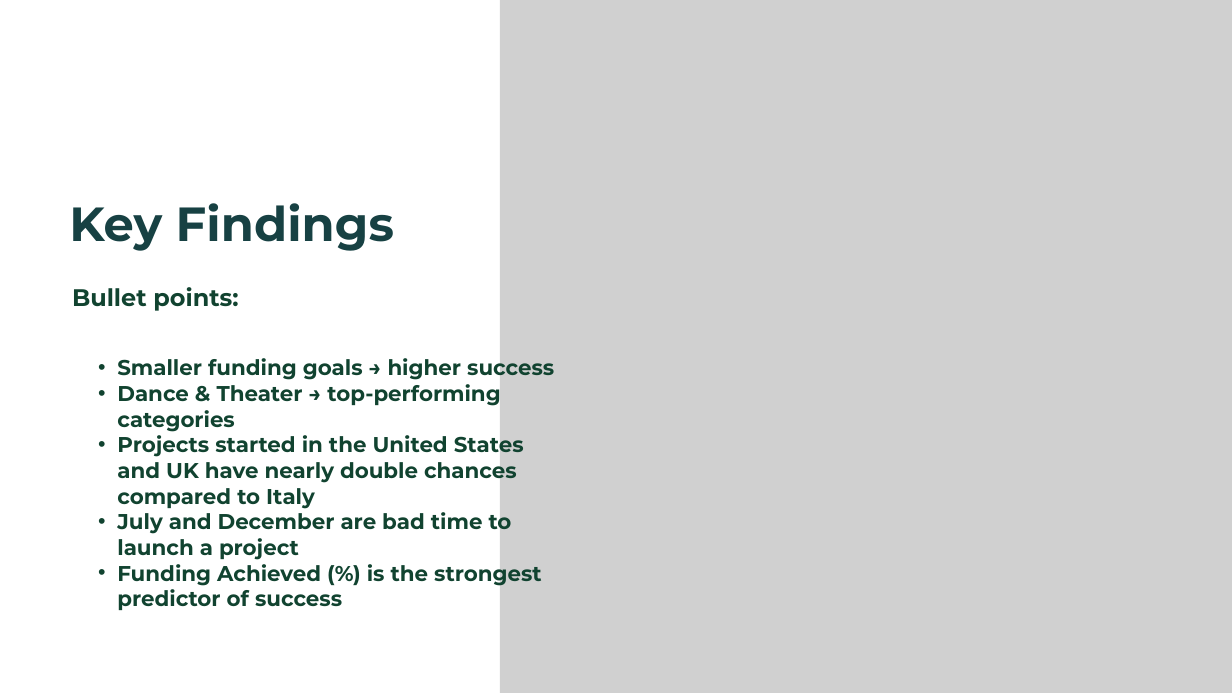
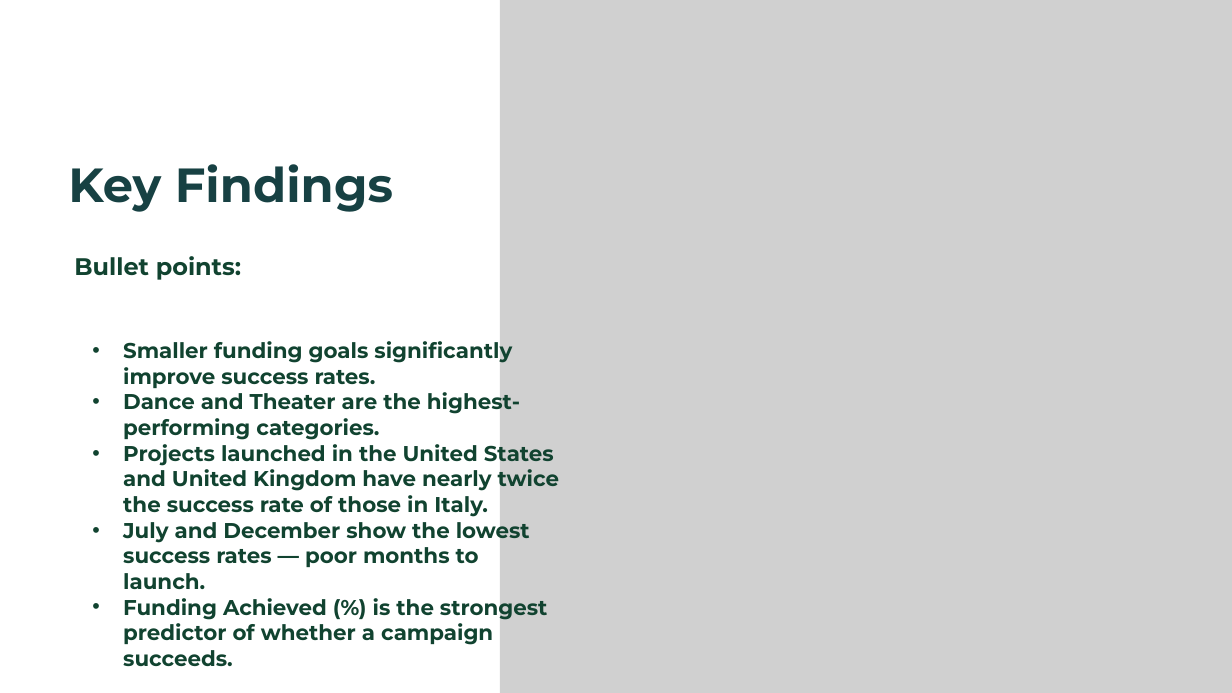
Before and after one commit to EmnaZayaniEsprit/ds-ml-project-template, a slide deck: slide 11 of Kickstarter_Project_Presentation.pptx. Drawn at 1232x693 pixels with LibreOffice and Linux fonts; fonts in the diff are those of the drawing; grey boxes stand for pictures. Boxes give left, top, right and bottom in pixels: in the first picture for what was removed or moved away, otherwise in the second. Text is boxed around its words. In the diff, an @@ line names an element or a change of style, - is before the commit and + after.

Commit message:
updated presentation

```diff
--- a/Kickstarter_Project_Presentation.pptx
+++ b/Kickstarter_Project_Presentation.pptx
@@ text "Key Findings": place and size @@
-text "Key Findings" at [69, 203, 394, 251]
+text "Key Findings" at [68, 164, 393, 212]
@@ text "Bullet points:": place and size @@
-text "Bullet points:" at [72, 287, 238, 311]
+text "Bullet points:" at [74, 256, 241, 280]
@@ text at [123, 337, 559, 666]: text changed @@
-• Smaller funding goals → higher success
-• Dance & Theater → top-performing categories
-• Projects started in the United States and UK have nearly double chances compared to Italy
-• July and December are bad time to launch a project
-• Funding Achieved (%) is the strongest predictor of success
+• Smaller funding goals significantly improve success rates.
+• Dance and Theater are the highest-performing categories.
+• Projects launched in the United States and United Kingdom have nearly twice the success rate of those in Italy.
+• July and December show the lowest success rates — poor months to launch.
+• Funding Achieved (%) is the strongest predictor of whether a campaign succeeds.
```
Also in this commit, not shown: 1 other slide changed.
